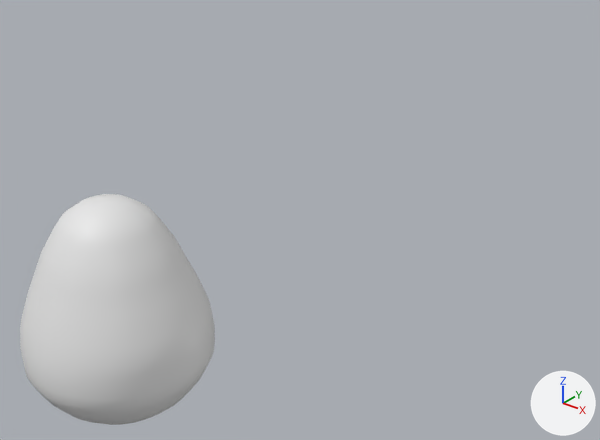
The Blender file Models/wormEgg.blend: old version first, new version second.
The view is the same before and after, from a 50 mm camera at (5.69, -4.27, 4.35) aimed at (-0.69, 3.7, -0.59). The lights are fixed; the arrows at lower right show +X, +Y and +Z.

The scene before the commit, as lines of its bpy script (objects in view):
```python
me_sphere = bpy.data.meshes.new('Sphere')
me_sphere.from_pydata(...)  # 1922 vertices, 2048 faces; spans x -0.93..0.93, y -0.93..0.93, z -1.0..1.12
me_sphere.polygons.foreach_set('use_smooth', [True] * 2048)
ob_sphere = bpy.data.objects.new('Sphere', me_sphere)
ob_sphere.location = (0.0, 0.0, 0.0)
ob_sphere.scale = (1.0, 1.0, 1.08)
```
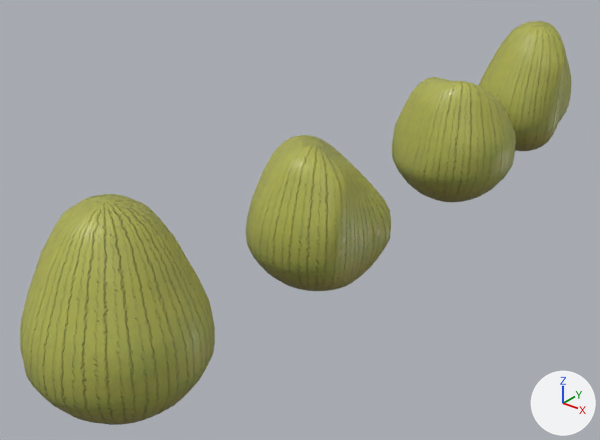
Location of each change, [x1, y1, x2, y2] in pixels of the pictures (600 x 440 px):
'Sphere', recoloured (grey to yellow): [20, 194, 215, 425] in both
'BrokenEgg2', added: after [246, 135, 391, 291]
'BrokenEgg', added: after [392, 77, 516, 202]
'BrokenEgg3', added: after [478, 21, 571, 151]

The change, as a list of edits to the scene's bpy script:
```text
Add img_defaultmaterial_normal_1001_png:
    img_defaultmaterial_normal_1001_png = load_image('DefaultMaterial_Normal.1001.png', '../textures/wormEgg/DefaultMaterial_Normal.1001.png', 2048, 2048, 'Non-Color')
Add img_defaultmaterial_basecolor_1001_png:
    img_defaultmaterial_basecolor_1001_png = load_image('DefaultMaterial_BaseColor.1001.png', '../textures/wormEgg/DefaultMaterial_BaseColor.1001.png', 2048, 2048, 'sRGB')
Add img_defaultmaterial_displacement_1001_png:
    img_defaultmaterial_displacement_1001_png = load_image('DefaultMaterial_Displacement.1001.png', '../textures/wormEgg/DefaultMaterial_Displacement.1001.png', 2048, 2048, 'Non-Color')
Add img_defaultmaterial_metallic_1001_png:
    img_defaultmaterial_metallic_1001_png = load_image('DefaultMaterial_Metallic.1001.png', '../textures/wormEgg/DefaultMaterial_Metallic.1001.png', 2048, 2048, 'Non-Color')
Add img_defaultmaterial_roughness_1001_png:
    img_defaultmaterial_roughness_1001_png = load_image('DefaultMaterial_Roughness.1001.png', '../textures/wormEgg/DefaultMaterial_Roughness.1001.png', 2048, 2048, 'Non-Color')
Add mat_wormegg:
    mat_wormegg = bpy.data.materials.new('wormEgg')
    # uses the picture img_defaultmaterial_basecolor_1001_png
    # uses the picture img_defaultmaterial_displacement_1001_png
    # uses the picture img_defaultmaterial_metallic_1001_png
    # uses the picture img_defaultmaterial_normal_1001_png
    # uses the picture img_defaultmaterial_roughness_1001_png
Change me_sphere:
    where me_sphere.from_pydata(...)  # 1922 vertices, 2048 faces; spans x -0.93..0.93, y -0.93..0.93, z -1.0..1.12
    add me_sphere.materials.append(mat_wormegg)
Add me_sphere_003:
    me_sphere_003.from_pydata(...)  # 1922 vertices, 2048 faces; spans x -0.93..0.64, y -0.93..0.92, z -0.98..1.12
    me_sphere_003.polygons.foreach_set('use_smooth', [True] * 2048)
    me_sphere_003.materials.append(mat_wormegg)
Add me_sphere_002:
    me_sphere_002.from_pydata(...)  # 1922 vertices, 2048 faces; spans x -0.93..0.76, y 2.26..4.12, z -1.0..0.81
    me_sphere_002.polygons.foreach_set('use_smooth', [True] * 2048)
    me_sphere_002.materials.append(mat_wormegg)
Add me_sphere_001:
    me_sphere_001.from_pydata(...)  # 1922 vertices, 2048 faces; spans x -0.93..0.93, y 2.28..4.12, z -1.0..0.84
    me_sphere_001.polygons.foreach_set('use_smooth', [True] * 2048)
    me_sphere_001.materials.append(mat_wormegg)
Add ob_brokenegg3:
    ob_brokenegg3 = bpy.data.objects.new('BrokenEgg3', me_sphere_003)
    ob_brokenegg3.location = (0.0, 9.33, 0.0)
    ob_brokenegg3.scale = (1.0, 1.0, 1.08)
Add ob_brokenegg2:
    ob_brokenegg2 = bpy.data.objects.new('BrokenEgg2', me_sphere_002)
    ob_brokenegg2.location = (0.0, 0.0, 0.0)
    ob_brokenegg2.scale = (1.0, 1.0, 1.08)
Add ob_brokenegg:
    ob_brokenegg = bpy.data.objects.new('BrokenEgg', me_sphere_001)
    ob_brokenegg.location = (0.0, 3.41, 0.0)
    ob_brokenegg.scale = (1.0, 1.0, 1.08)
```
